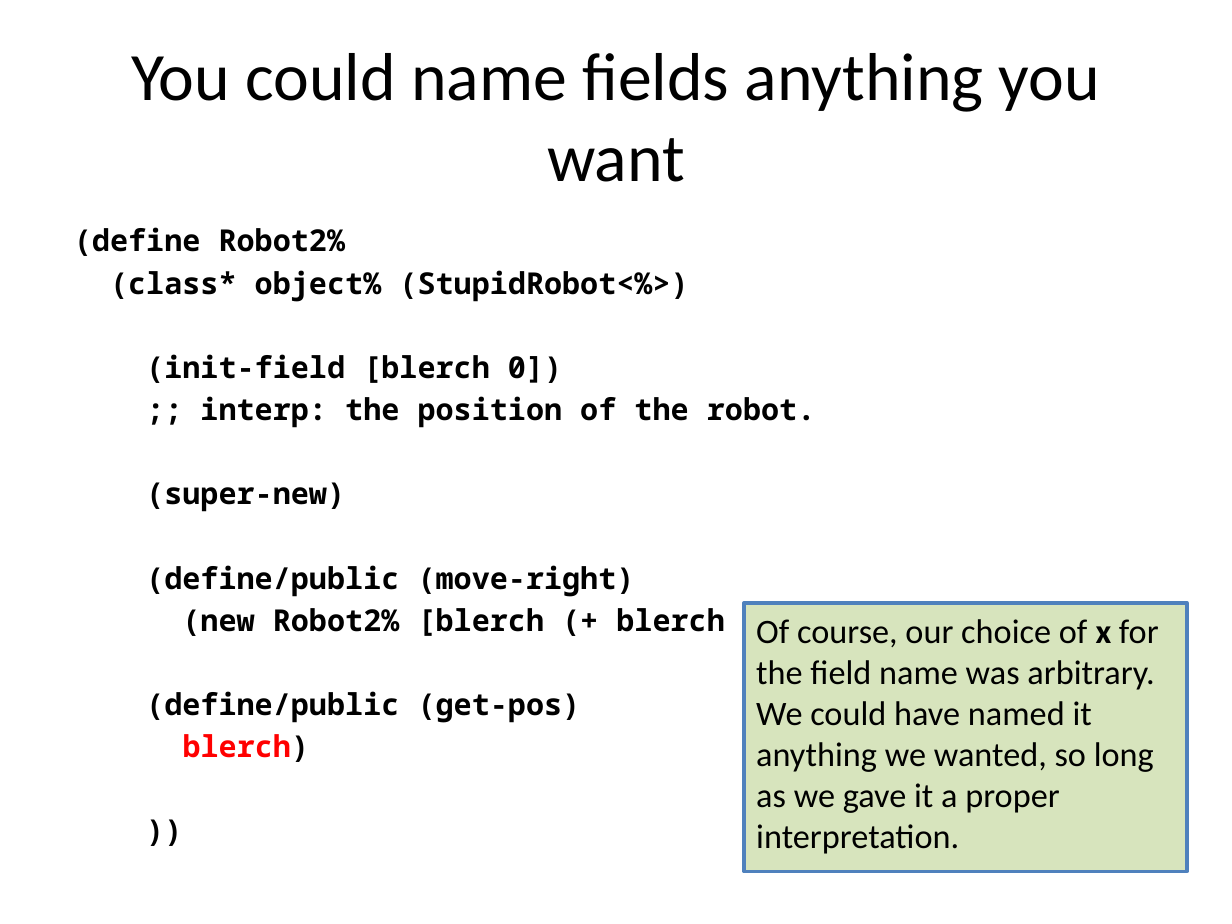
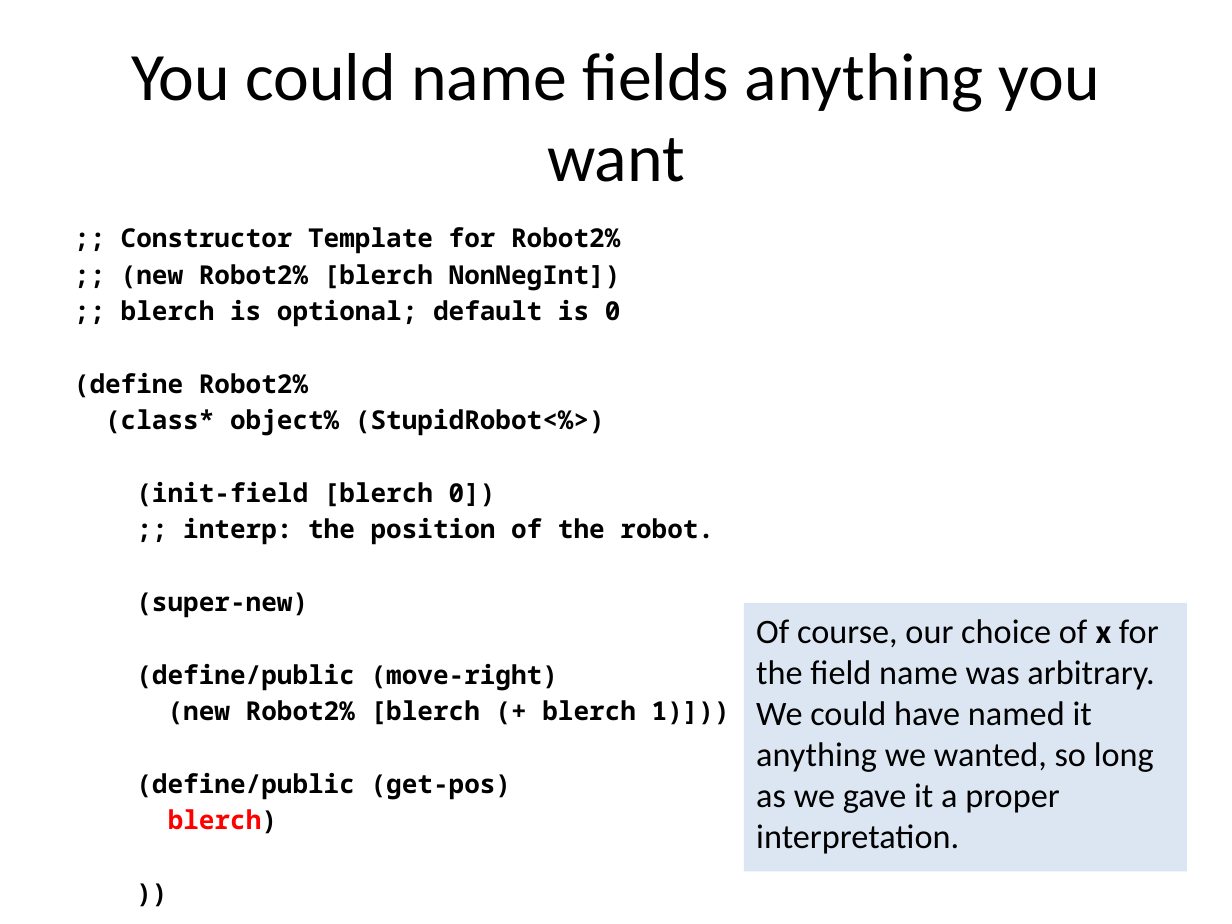
Before and after one commit to mwand/cs5010f16, a slide deck: slide 7 of Slides/Lesson 9.4 Testing Simple Objects.pptx. Drawn at 1232x924 pixels with LibreOffice and Linux fonts; fonts in the diff are those of the drawing. Boxes give left, top, right and bottom in pixels: in the first picture for what was removed or moved away, otherwise in the second. Text is boxed around its words. In the diff, an @@ line names an element or a change of style, - is before the commit and + after.

```diff
--- a/Slides/Lesson 9.4 Testing Simple Objects.pptx
+++ b/Slides/Lesson 9.4 Testing Simple Objects.pptx
@@ text at (121,227,621,327): paragraphs added @@
+;; Constructor Template for Robot2%
+;; (new Robot2% [blerch NonNegInt])
+;; blerch is optional; default is 0
@@ text at (74,373,730,834): size 17.6 to 15.2 pt in "(define Robot2%", "(class* object% (StupidRobot<%>)", "(init-field [blerch 0])", ";; interp: the position of the robot." and 6 more places @@
@@ rectangle "Of course, our choice of ..." at (744,602,1188,871): fill #D7E4BD to #DCE6F2; outline #4F81BD 2 pt to none @@
```
Also in this commit, not shown: 9 other slides changed, 8 other files.
